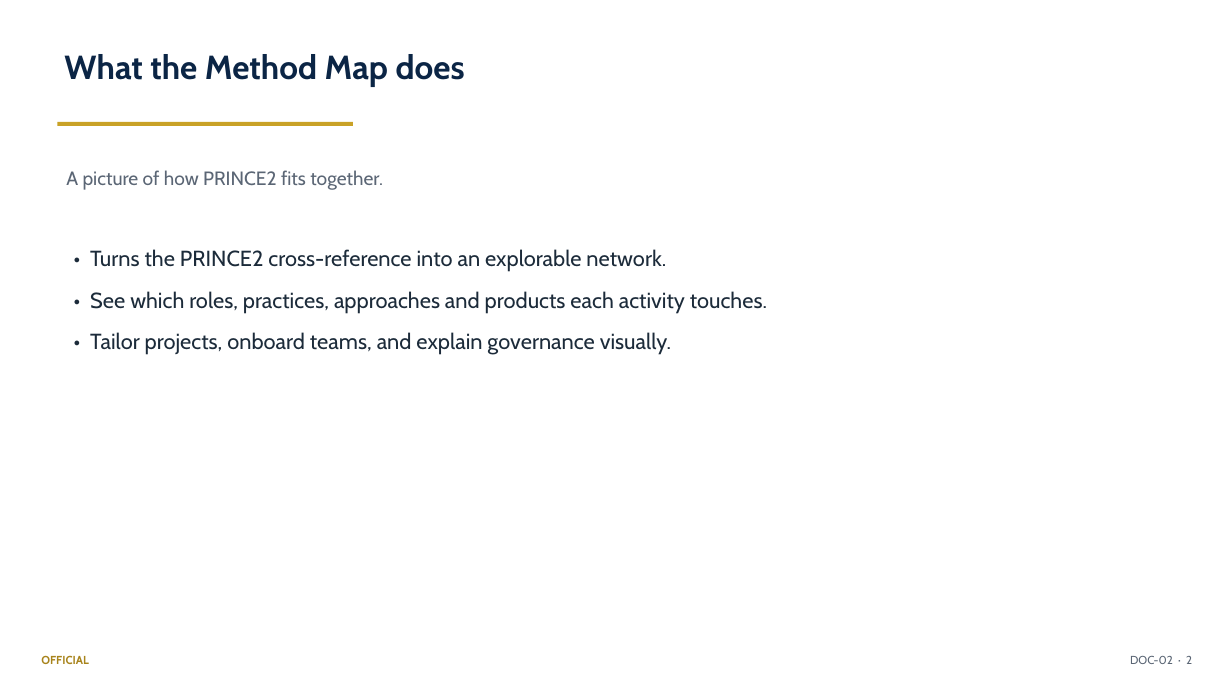
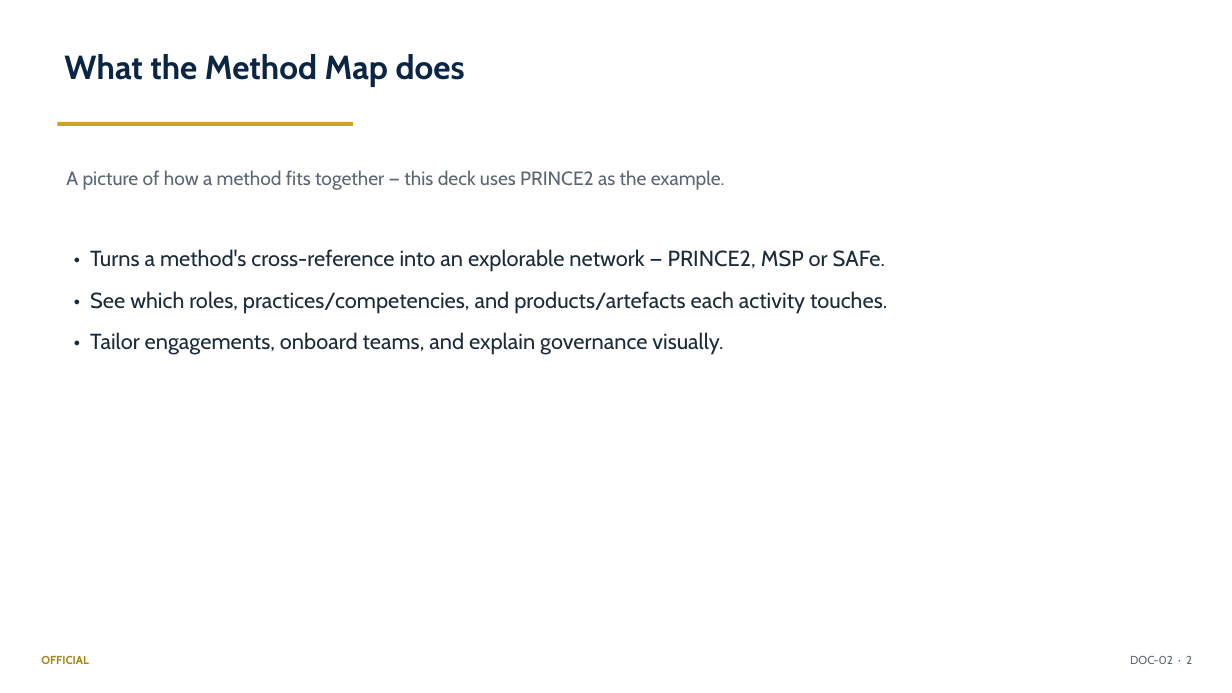
Before and after one commit to DRC63/method-map, a slide deck: slide 2 of docs/02_User_Manual_Summary.pptx. Drawn at 1232x693 pixels with LibreOffice and Linux fonts; fonts in the diff are those of the drawing. Boxes give left, top, right and bottom in pixels: in the first picture for what was removed or moved away, otherwise in the second. Text is boxed around its words. In the diff, an @@ line names an element or a change of style, - is before the commit and + after.

```diff
--- a/docs/02_User_Manual_Summary.pptx
+++ b/docs/02_User_Manual_Summary.pptx
@@ text at (66, 170, 725, 190): text changed @@
-A picture of how PRINCE2 fits together.
+A picture of how a method fits together — this deck uses PRINCE2 as the example.
@@ text at (90, 249, 887, 355): text changed @@
-• Turns the PRINCE2 cross-reference into an explorable network.
-• See which roles, practices, approaches and products each activity touches.
-• Tailor projects, onboard teams, and explain governance visually.
+• Turns a method's cross-reference into an explorable network — PRINCE2, MSP or SAFe.
+• See which roles, practices/competencies, and products/artefacts each activity touches.
+• Tailor engagements, onboard teams, and explain governance visually.
```
Also in this commit, not shown: 1 other slide changed, 1 slide added, 11 other files.
